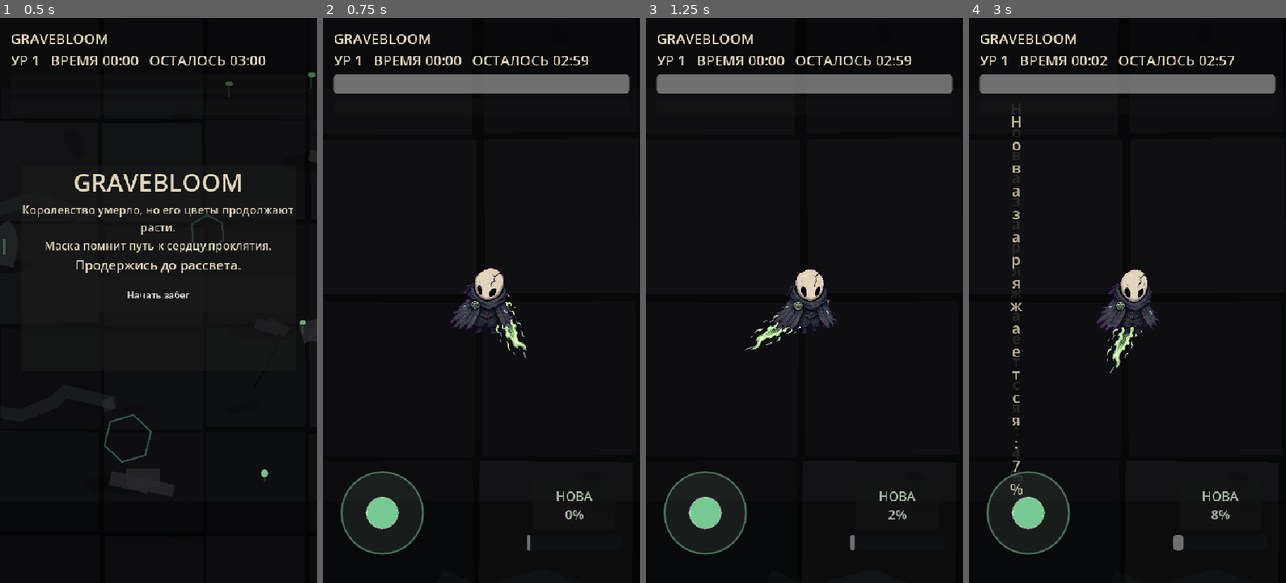
Above: before the commit, frames 1-4 (left to right).
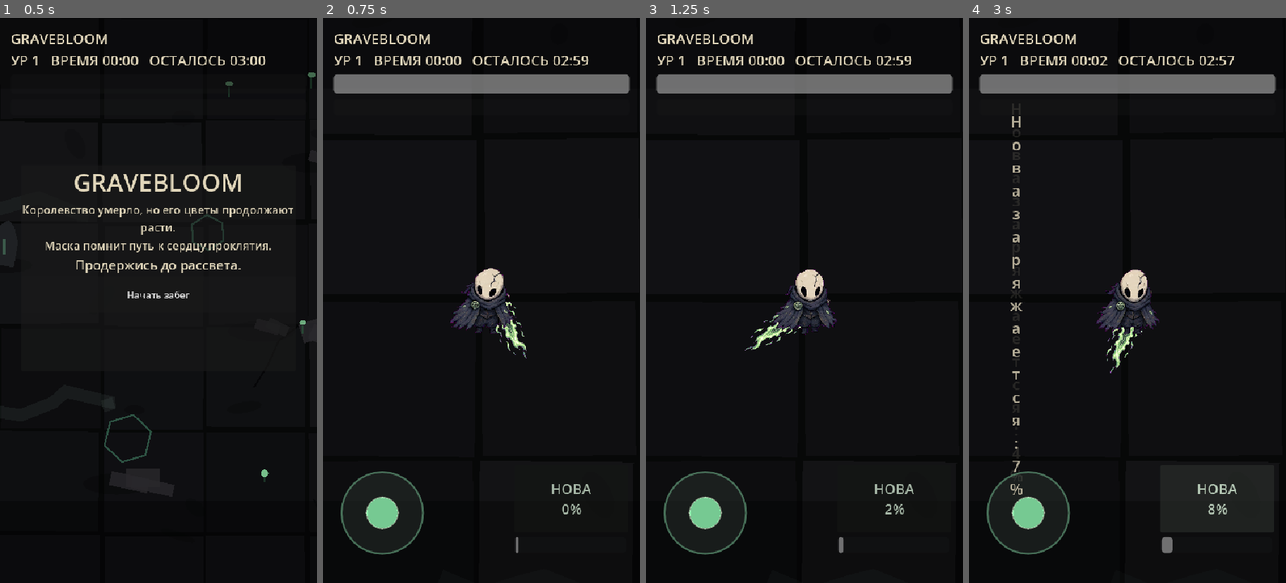
Above: after the commit, the same moments.

Repository: kotlinhustle/gravebloom
Game: Godot game, scene res://scenes/main.tscn
The game is run twice, just before and just after one commit, with the same random seed, the same clock (stepped at 60 frames per second) and the same inputs.
Inputs:
- Up to frame 1 (0.5 s): no input
- Up to frame 2 (0.75 s): click "Начать забег" at 0.5 s
- Up to frame 3 (1.25 s): no input
- Up to frame 4 (3 s): click "НОВА 2%" at 1.25 s; click "НОВА 4%" at 2 s; click "НОВА 7%" at 2.75 s

Frame 1 is identical in both runs. In frame 2, 0.3% of the frame differs, in the area x 60-86%, y 82-95%; in frame 3, 0.4%; in frame 4, 0.5%.

Commit message:
Rework Nova button and add health packs

Diff:
--- a/scripts/main.gd
+++ b/scripts/main.gd
@@ -18,7 +18,8 @@
 const ULTIMATE_RADIUS := 380.0
 const ULTIMATE_DAMAGE := 7
 const MAX_RELIC_CHOICES := 3
-const BASE_VIEWPORT_SIZE := Vector2(540.0, 960.0)
+const HEALTH_PACK_DROP_CHANCE := 0.07
+const HEALTH_PACK_HEAL := 16.0
 const LORE_EVENTS := [
 	{"time": 12.0, "text": "Руины проснулись"},
 	{"time": 45.0, "text": "Gravebloom тянется к крови"},
@@ -31,6 +32,7 @@
 var enemies: Array[Enemy] = []
 var shards: Array[XPShard] = []
 var enemy_projectiles: Array[Node2D] = []
+var health_packs: Array[Node2D] = []
 var elapsed := 0.0
 var spawn_timer := 0.0
 var level := 1
@@ -62,7 +64,6 @@
 var thorn_bloom_cooldown := 0.0
 var vampirism_unlocked := false
 var kill_count := 0
-var ultimate_pointer_active := false
 var lore_event_index := 0
 
 @onready var world := Node2D.new()
@@ -73,7 +74,6 @@
 @onready var xp_bar := ProgressBar.new()
 @onready var ultimate_bar := ProgressBar.new()
 @onready var ultimate_button := Button.new()
-@onready var ultimate_hit_area := Control.new()
 @onready var joystick_base := Panel.new()
 @onready var joystick_knob := Panel.new()
 @onready var upgrade_panel := PanelContainer.new()
@@ -112,6 +112,7 @@
 	_update_shadow_spirit(delta)
 	_update_enemy_projectiles(delta)
 	_update_shards(delta)
+	_update_health_packs(delta)
 	_check_enemy_contact(delta)
 	_keep_player_inside_arena()
 	_update_hud()
@@ -120,10 +121,6 @@
 	if event is InputEventKey and event.pressed and not event.echo:
 		if event.keycode == KEY_SPACE or event.physical_keycode == KEY_SPACE:
 			_cast_ultimate()
-
-func _input(event: InputEvent) -> void:
-	if _consume_ultimate_pointer(event):
-		get_viewport().set_input_as_handled()
 
 func _build_arena() -> void:
 	var bg := ColorRect.new()
@@ -397,7 +394,6 @@
 	get_tree().paused = true
 	joystick_base.visible = false
 	ultimate_button.visible = false
-	ultimate_hit_area.visible = false
 	ultimate_bar.visible = false
 	overlay_panel.visible = true
 	_clear_container(overlay_list)
@@ -412,7 +408,6 @@
 	overlay_panel.visible = false
 	joystick_base.visible = true
 	ultimate_button.visible = true
-	ultimate_hit_area.visible = true
 	ultimate_bar.visible = true
 	game_state = "running"
 	get_tree().paused = false
@@ -663,6 +658,8 @@
 	if vampirism_unlocked and player != null and kill_count % 9 == 0:
 		player.health = min(player.max_health, player.health + 5.0)
 		CombatFxScript.sparkle(fx_layer, player.global_position, Color(1.0, 0.45, 0.62, 0.9), 0.36)
+	if not was_miniboss and randf() < HEALTH_PACK_DROP_CHANCE:
+		_spawn_health_pack(enemy_position)
 	var shard: XPShard = XPShardScene.instantiate()
 	shard.position = enemy_position
 	shard.value = xp_value
@@ -673,6 +670,54 @@
 	if was_miniboss:
 		_flash_overlay_text("Могильный Страж повержен")
 	_compact_enemies()
+
+func _spawn_health_pack(pack_position: Vector2) -> void:
+	var pack := Node2D.new()
+	pack.position = pack_position + Vector2(randf_range(-18.0, 18.0), randf_range(-18.0, 18.0))
+	pack.z_index = 4
+	var glow := _make_ellipse(20.0, 14.0, Color(0.95, 0.16, 0.24, 0.28), 14)
+	glow.name = "Glow"
+	pack.add_child(glow)
+	var body := ColorRect.new()
+	body.name = "Body"
+	body.color = Color(0.16, 0.04, 0.06, 0.95)
+	body.size = Vector2(28.0, 28.0)
+	body.position = Vector2(-14.0, -14.0)
+	pack.add_child(body)
+	var cross_vertical := ColorRect.new()
+	cross_vertical.color = Color(1.0, 0.24, 0.32, 1.0)
+	cross_vertical.size = Vector2(8.0, 22.0)
+	cross_vertical.position = Vector2(-4.0, -11.0)
+	pack.add_child(cross_vertical)
+	var cross_horizontal := ColorRect.new()
+	cross_horizontal.color = Color(1.0, 0.24, 0.32, 1.0)
+	cross_horizontal.size = Vector2(22.0, 8.0)
+	cross_horizontal.position = Vector2(-11.0, -4.0)
+	pack.add_child(cross_horizontal)
+	pack.set_meta("age", 0.0)
+	health_packs.append(pack)
+	world.add_child(pack)
+
+func _update_health_packs(delta: float) -> void:
+	var alive_packs: Array[Node2D] = []
+	for pack in health_packs:
+		if not is_instance_valid(pack):
+			continue
+		var age := float(pack.get_meta("age", 0.0)) + delta
+		pack.set_meta("age", age)
+		pack.rotation = sin(age * 2.5) * 0.08
+		pack.scale = Vector2.ONE * (1.0 + sin(age * 4.0) * 0.05)
+		if player != null and pack.global_position.distance_to(player.global_position) < 34.0:
+			player.heal(HEALTH_PACK_HEAL)
+			CombatFxScript.ring(fx_layer, pack.global_position, Color(1.0, 0.26, 0.34, 0.72), 70.0, 0.26)
+			_flash_overlay_text("+%d здоровье" % int(HEALTH_PACK_HEAL))
+			pack.queue_free()
+			continue
+		if age > 26.0:
+			pack.queue_free()
+			continue
+		alive_packs.append(pack)
+	health_packs = alive_packs
 
 func _update_enemy_projectiles(delta: float) -> void:
 	var alive_projectiles: Array[Node2D] = []
@@ -790,7 +835,6 @@
 	game_state = "upgrade"
 	joystick_base.visible = false
 	ultimate_button.visible = false
-	ultimate_hit_area.visible = false
 	ultimate_bar.visible = false
 	_reset_joystick()
 	get_tree().paused = true
@@ -834,7 +878,6 @@
 	upgrade_panel.visible = false
 	joystick_base.visible = true
 	ultimate_button.visible = true
-	ultimate_hit_area.visible = true
 	ultimate_bar.visible = true
 	paused_for_upgrade = false
 	game_state = "running"
@@ -893,7 +936,6 @@
 	last_run_result = "Маска треснула, но проклятие запомнило тебя"
 	joystick_base.visible = false
 	ultimate_button.visible = false
-	ultimate_hit_area.visible = false
 	ultimate_bar.visible = false
 	_reset_joystick()
 	get_tree().paused = true
@@ -904,7 +946,6 @@
 	last_run_result = "На миг Gravebloom отступил от сердца руин"
 	joystick_base.visible = false
 	ultimate_button.visible = false
-	ultimate_hit_area.visible = false
 	ultimate_bar.visible = false
 	_reset_joystick()
 	get_tree().paused = true
@@ -934,80 +975,28 @@
 	_update_ultimate_ui()
 
 func _build_ultimate_ui() -> void:
-	ultimate_bar.position = Vector2(348, 878)
-	ultimate_bar.size = Vector2(160, 18)
+	ultimate_bar.position = Vector2(328, 882)
+	ultimate_bar.size = Vector2(188, 18)
 	ultimate_bar.max_value = ULTIMATE_COOLDOWN
 	ultimate_bar.value = 0.0
 	ultimate_bar.show_percentage = false
 	ultimate_bar.process_mode = Node.PROCESS_MODE_ALWAYS
 	ui_layer.add_child(ultimate_bar)
-	ultimate_button.position = Vector2(358, 786)
-	ultimate_button.size = Vector2(140, 84)
+	ultimate_button.position = Vector2(326, 760)
+	ultimate_button.custom_minimum_size = Vector2(194, 114)
+	ultimate_button.size = Vector2(194, 114)
 	ultimate_button.text = "НОВА\n0%"
 	ultimate_button.disabled = false
 	ultimate_button.process_mode = Node.PROCESS_MODE_ALWAYS
 	ultimate_button.mouse_filter = Control.MOUSE_FILTER_STOP
 	ultimate_button.focus_mode = Control.FOCUS_NONE
-	ultimate_button.add_theme_font_size_override("font_size", 22)
+	ultimate_button.action_mode = BaseButton.ACTION_MODE_BUTTON_PRESS
+	ultimate_button.add_theme_font_size_override("font_size", 24)
+	ultimate_button.button_down.connect(_on_ultimate_button_down)
 	ui_layer.add_child(ultimate_button)
-	ultimate_hit_area.position = ultimate_button.position - Vector2(22.0, 22.0)
-	ultimate_hit_area.size = ultimate_button.size + Vector2(44.0, 44.0)
-	ultimate_hit_area.mouse_filter = Control.MOUSE_FILTER_STOP
-	ultimate_hit_area.process_mode = Node.PROCESS_MODE_ALWAYS
-	ultimate_hit_area.focus_mode = Control.FOCUS_NONE
-	ultimate_hit_area.gui_input.connect(_on_ultimate_hit_area_input)
-	ui_layer.add_child(ultimate_hit_area)
-
-func _on_ultimate_hit_area_input(event: InputEvent) -> void:
-	if event is InputEventMouseButton and event.button_index == MOUSE_BUTTON_LEFT:
-		ultimate_pointer_active = event.pressed
-		if event.pressed:
-			_cast_ultimate()
-		ultimate_hit_area.accept_event()
-	elif event is InputEventScreenTouch:
-		ultimate_pointer_active = event.pressed
-		if event.pressed:
-			_cast_ultimate()
-		ultimate_hit_area.accept_event()
-	elif event is InputEventMouseMotion or event is InputEventScreenDrag:
-		if ultimate_pointer_active:
-			ultimate_hit_area.accept_event()
-
-func _consume_ultimate_pointer(event: InputEvent) -> bool:
-	if ultimate_button == null or not ultimate_button.visible:
-		return false
-	if event is InputEventMouseButton and event.button_index == MOUSE_BUTTON_LEFT:
-		if not _ultimate_hit_test(event.position):
-			return false
-		ultimate_pointer_active = event.pressed
-		if event.pressed:
-			_cast_ultimate()
-		return true
-	if event is InputEventScreenTouch:
-		if not _ultimate_hit_test(event.position):
-			return false
-		ultimate_pointer_active = event.pressed
-		if event.pressed:
-			_cast_ultimate()
-		return true
-	if event is InputEventMouseMotion and ultimate_pointer_active:
-		return true
-	if event is InputEventScreenDrag and ultimate_pointer_active:
-		return true
-	return false
-
-func _ultimate_hit_test(pointer_position: Vector2) -> bool:
-	var hit_rect := ultimate_button.get_global_rect().grow(28.0)
-	if hit_rect.has_point(pointer_position):
-		return true
-	var viewport_size := get_viewport_rect().size
-	if viewport_size.x <= 0.0 or viewport_size.y <= 0.0:
-		return false
-	var normalized_position := Vector2(
-		pointer_position.x * BASE_VIEWPORT_SIZE.x / viewport_size.x,
-		pointer_position.y * BASE_VIEWPORT_SIZE.y / viewport_size.y
-	)
-	return hit_rect.has_point(normalized_position)
+
+func _on_ultimate_button_down() -> void:
+	_cast_ultimate()
 
 func _update_ultimate(delta: float) -> void:
 	if ultimate_ready:
@@ -1279,6 +1268,9 @@
 	for projectile in enemy_projectiles:
 		if is_instance_valid(projectile):
 			projectile.queue_free()
+	for pack in health_packs:
+		if is_instance_valid(pack):
+			pack.queue_free()
 	if is_instance_valid(player):
 		player.queue_free()
 	if is_instance_valid(living_blade):
@@ -1286,5 +1278,6 @@
 	enemies.clear()
 	shards.clear()
 	enemy_projectiles.clear()
+	health_packs.clear()
 	player = null
 	living_blade = null
--- a/scripts/player.gd
+++ b/scripts/player.gd
@@ -177,3 +177,11 @@
 	tween.chain().tween_property(art, "scale", base_art_scale, 0.1)
 	if health <= 0.0:
 		is_dead = true
+
+func heal(amount: float) -> void:
+	if is_dead:
+		return
+	health = min(max_health, health + amount)
+	modulate = Color(0.72, 1.0, 0.76)
+	var tween := create_tween()
+	tween.tween_property(self, "modulate", Color.WHITE, 0.16)
Not shown, changed: AGENTS.md
